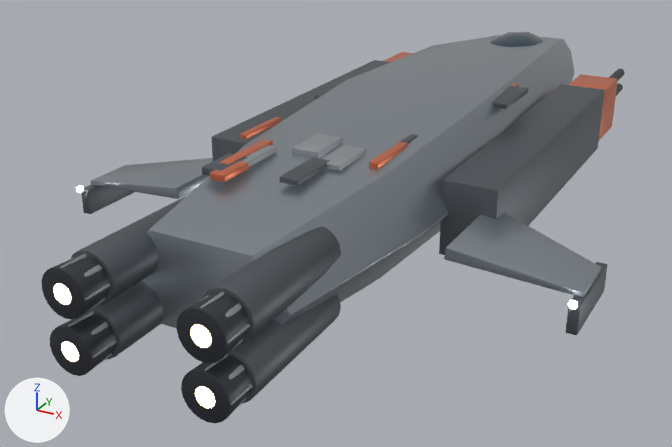
The glTF model assets/models/ship_hammer.glb: old version first, new version second.
Both versions are drawn from a camera (50 mm lens) standing at (7.45, -18.33, 6.37) and looking at (-1.18, -2.64, -1.48). The lights are fixed; the arrows at lower left show +X, +Y and +Z. The older version comes first. Vertices at exactly the same position are counted once.

In view in the first picture: 'ShipHammer'.
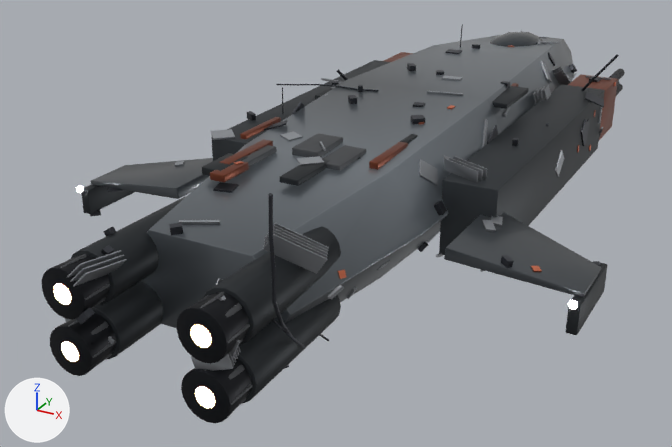
Boxes (x1, y1, x2, y2) around the edits, measured in the pictures (672 x 447 px):
'ShipHammer', recoloured, reshaped (darker)
    before: (42, 32, 625, 423)
    after: (42, 24, 625, 423)
part 1 of me_hullm, built on (mostly hidden before)
    before: (207, 305, 245, 377)
    after: (65, 24, 620, 371)

What changed in the scene script:
```text
Change mat_hammer_hull:
    where n0 = _N.new('ShaderNodeBsdfPrincipled'); n0.name = 'Principled BSDF'
    remove n0.inputs[0].default_value = (0.3, 0.34, 0.38, 1.0)  # 'Base Color', grey #959ea6
    add n2 = _N.new('ShaderNodeMix'); n2.name = 'Mix'
    add n2.data_type = 'RGBA'
    add n2.blend_type = 'MULTIPLY'
    add n2.inputs[0].default_value = 1.0  # 'Factor'
    add n2.inputs[7].default_value = (0.3, 0.34, 0.38, 1.0)  # 'B', grey #959ea6
    add n3 = _N.new('ShaderNodeVertexColor'); n3.name = 'Color Attribute'
    add _L.new(n2.outputs[2], n0.inputs[0])  # 'Result' to 'Base Color'
    add _L.new(n3.outputs[0], n2.inputs[6])  # 'Color' to 'A'
Change mat_hammer_hull2:
    where n0 = _N.new('ShaderNodeBsdfPrincipled'); n0.name = 'Principled BSDF'
    remove n0.inputs[0].default_value = (0.135, 0.153, 0.171, 1.0)  # 'Base Color', grey #676d73
    add n2 = _N.new('ShaderNodeMix'); n2.name = 'Mix'
    add n2.data_type = 'RGBA'
    add n2.blend_type = 'MULTIPLY'
    add n2.inputs[0].default_value = 1.0  # 'Factor'
    add n2.inputs[7].default_value = (0.135, 0.153, 0.171, 1.0)  # 'B', grey #676d73
    add n3 = _N.new('ShaderNodeVertexColor'); n3.name = 'Color Attribute'
    add _L.new(n2.outputs[2], n0.inputs[0])  # 'Result' to 'Base Color'
    add _L.new(n3.outputs[0], n2.inputs[6])  # 'Color' to 'A'
Change mat_hammer_acc:
    where n0 = _N.new('ShaderNodeBsdfPrincipled'); n0.name = 'Principled BSDF'
    remove n0.inputs[0].default_value = (0.75, 0.2, 0.1, 1.0)  # 'Base Color', orange #e17c59
    add n2 = _N.new('ShaderNodeMix'); n2.name = 'Mix'
    add n2.data_type = 'RGBA'
    add n2.blend_type = 'MULTIPLY'
    add n2.inputs[0].default_value = 1.0  # 'Factor'
    add n2.inputs[7].default_value = (0.75, 0.2, 0.1, 1.0)  # 'B', orange #e17c59
    add n3 = _N.new('ShaderNodeVertexColor'); n3.name = 'Color Attribute'
    add _L.new(n2.outputs[2], n0.inputs[0])  # 'Result' to 'Base Color'
    add _L.new(n3.outputs[0], n2.inputs[6])  # 'Color' to 'A'
Change mat_gunmetal:
    where n0 = _N.new('ShaderNodeBsdfPrincipled'); n0.name = 'Principled BSDF'
    remove n0.inputs[0].default_value = (0.08, 0.085, 0.1, 1.0)  # 'Base Color', dark grey #505259
    add n2 = _N.new('ShaderNodeMix'); n2.name = 'Mix'
    add n2.data_type = 'RGBA'
    add n2.blend_type = 'MULTIPLY'
    add n2.inputs[0].default_value = 1.0  # 'Factor'
    add n2.inputs[7].default_value = (0.08, 0.085, 0.1, 1.0)  # 'B', dark grey #505259
    add n3 = _N.new('ShaderNodeVertexColor'); n3.name = 'Color Attribute'
    add _L.new(n2.outputs[2], n0.inputs[0])  # 'Result' to 'Base Color'
    add _L.new(n3.outputs[0], n2.inputs[6])  # 'Color' to 'A'
Change mat_panel_grey:
    where n0 = _N.new('ShaderNodeBsdfPrincipled'); n0.name = 'Principled BSDF'
    remove n0.inputs[0].default_value = (0.42, 0.44, 0.47, 1.0)  # 'Base Color', grey #adb1b6
    add n2 = _N.new('ShaderNodeMix'); n2.name = 'Mix'
    add n2.data_type = 'RGBA'
    add n2.blend_type = 'MULTIPLY'
    add n2.inputs[0].default_value = 1.0  # 'Factor'
    add n2.inputs[7].default_value = (0.42, 0.44, 0.47, 1.0)  # 'B', grey #adb1b6
    add n3 = _N.new('ShaderNodeVertexColor'); n3.name = 'Color Attribute'
    add _L.new(n2.outputs[2], n0.inputs[0])  # 'Result' to 'Base Color'
    add _L.new(n3.outputs[0], n2.inputs[6])  # 'Color' to 'A'
Change me_hullm:
    remove me_hullm.from_pydata(...)  # 6159 vertices, 11942 faces; spans x -4.8..4.8, y -10.4..8.5, z -1.4..1.3
    add me_hullm.from_pydata(...)  # 11839 vertices, 22103 faces; spans x -4.8..4.8, y -10.4..8.5, z -1.4..2.5
    me_hullm part 1: 28 vertices moved within x -1.4..1.4, y -10.3..-9.9, z -0.7..0.7; 5656 vertices added at x -4.8..4.8, y -10.4..7.2, z -1.4..2.5
    other edits to the shape of me_hullm do not show in these pictures
```
